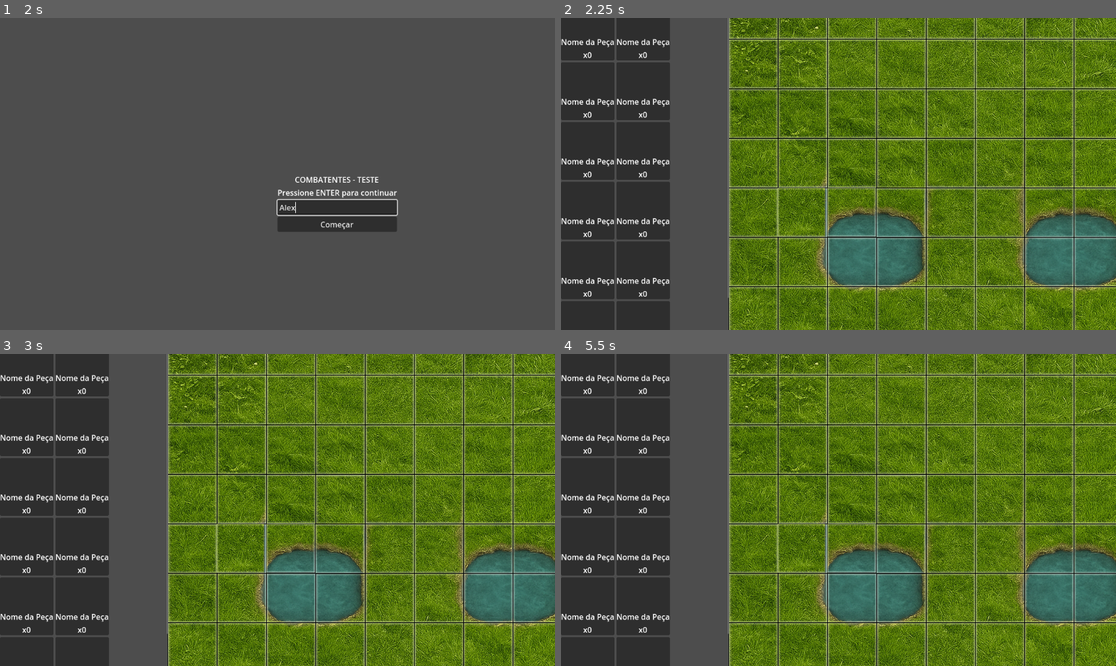
Above: before the commit, frames 1-4 (two rows, left to right).
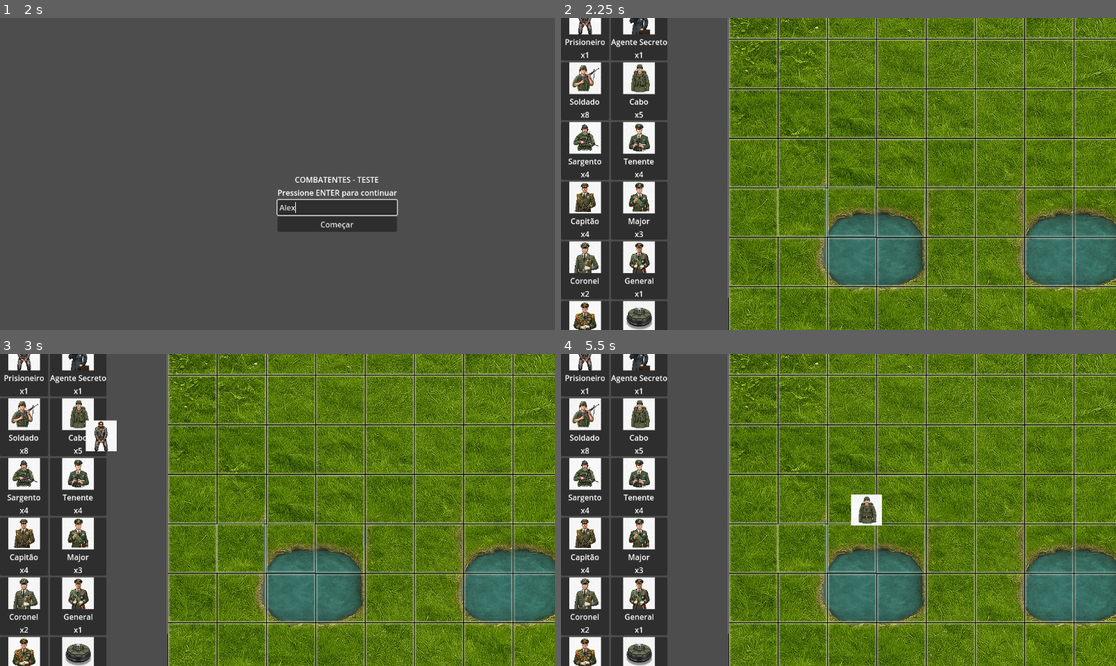
Above: after the commit, the same moments.

Repository: pablogeokar/flutter-combatentes
Game: Godot game, scene res://main.tscn
Two runs of this game, one before a commit and one after it. Both use one fixed random seed, a clock stepped at 60 frames per second and the inputs below.
Inputs (mouse positions are in pixels of both pictures, inside the frame that each line leads up to):
- Up to frame 1 (2 s): tap Enter at 0.5, 0.6 s; move the mouse to (399, 158) at 0.52 s; hold D 0.53-1.25 s; click (399, 158) at 0.67 s; tap Space at 0.77 s; tap 1 at 0.8 s; click (338, 208) at 1.27 s; type "Alex" at 1.35 s
- Up to frame 2 (2.25 s): click "Começar" at 2 s
- Up to frame 3 (3 s): tap Space at 2.75 s; drag from (27, 366) to (249, 572) at 2.77 s
- Up to frame 4 (5.5 s): move the mouse to (644, 366) at 3.52 s; hold D 3.53-4.25 s; tap 3 at 3.6 s; click (644, 366) at 3.67 s; tap Enter at 3.8, 4.25 s; drag from (588, 425) to (672, 463) at 4.27 s; drag from (644, 425) to (866, 510) at 5.02 s

Frame 1 is identical in both runs. In frame 2, 8.2% of the frame differs, in the area x 0-20%, y 0-100%; in frame 3, 8.6%; in frame 4, 8.8%, in the area x 0-58%, y 0-100%.
Error before the commit: Out of bounds get index '0' (on base: 'Dictionary') (res://scripts/ui/inventory_piece_widget.gd:23)

Commit message:
ajustes no projeto da godot

Diff:
--- a/godot/combatentes/scripts/data/peca_jogo.gd
+++ b/godot/combatentes/scripts/data/peca_jogo.gd
@@ -14,18 +14,18 @@
 
 # Informações estáticas da patente (força, nome, imagem)
 const INFO_PATENTES = {
-	[Enums.Patente.PRISIONEIRO]: {"forca": 0, "nome": "Prisioneiro", "imagem": "res://assets/images/pecas/prisioneiro.png"},
-	[Enums.Patente.AGENTE_SECRETO]: {"forca": 1, "nome": "Agente Secreto", "imagem": "res://assets/images/pecas/agenteSecreto.png"},
-	[Enums.Patente.SOLDADO]: {"forca": 2, "nome": "Soldado", "imagem": "res://assets/images/pecas/soldado.png"},
-	[Enums.Patente.CABO]: {"forca": 3, "nome": "Cabo", "imagem": "res://assets/images/pecas/cabo.png"},
-	[Enums.Patente.SARGENTO]: {"forca": 4, "nome": "Sargento", "imagem": "res://assets/images/pecas/sargento.png"},
-	[Enums.Patente.TENENTE]: {"forca": 5, "nome": "Tenente", "imagem": "res://assets/images/pecas/tenente.png"},
-	[Enums.Patente.CAPITAO]: {"forca": 6, "nome": "Capitão", "imagem": "res://assets/images/pecas/capitao.png"},
-	[Enums.Patente.MAJOR]: {"forca": 7, "nome": "Major", "imagem": "res://assets/images/pecas/major.png"},
-	[Enums.Patente.CORONEL]: {"forca": 8, "nome": "Coronel", "imagem": "res://assets/images/pecas/coronel.png"},
-	[Enums.Patente.GENERAL]: {"forca": 9, "nome": "General", "imagem": "res://assets/images/pecas/general.png"},
-	[Enums.Patente.MARECHAL]: {"forca": 10, "nome": "Marechal", "imagem": "res://assets/images/pecas/marechal.png"},
-	[Enums.Patente.MINA_TERRESTRE]: {"forca": 11, "nome": "Mina Terrestre", "imagem": "res://assets/images/pecas/minaTerrestre.png"}
+	Enums.Patente.PRISIONEIRO: {"forca": 0, "nome": "Prisioneiro", "imagem": "res://assets/images/pecas/prisioneiro.png"},
+	Enums.Patente.AGENTE_SECRETO: {"forca": 1, "nome": "Agente Secreto", "imagem": "res://assets/images/pecas/agenteSecreto.png"},
+	Enums.Patente.SOLDADO: {"forca": 2, "nome": "Soldado", "imagem": "res://assets/images/pecas/soldado.png"},
+	Enums.Patente.CABO: {"forca": 3, "nome": "Cabo", "imagem": "res://assets/images/pecas/cabo.png"},
+	Enums.Patente.SARGENTO: {"forca": 4, "nome": "Sargento", "imagem": "res://assets/images/pecas/sargento.png"},
+	Enums.Patente.TENENTE: {"forca": 5, "nome": "Tenente", "imagem": "res://assets/images/pecas/tenente.png"},
+	Enums.Patente.CAPITAO: {"forca": 6, "nome": "Capitão", "imagem": "res://assets/images/pecas/capitao.png"},
+	Enums.Patente.MAJOR: {"forca": 7, "nome": "Major", "imagem": "res://assets/images/pecas/major.png"},
+	Enums.Patente.CORONEL: {"forca": 8, "nome": "Coronel", "imagem": "res://assets/images/pecas/coronel.png"},
+	Enums.Patente.GENERAL: {"forca": 9, "nome": "General", "imagem": "res://assets/images/pecas/general.png"},
+	Enums.Patente.MARECHAL: {"forca": 10, "nome": "Marechal", "imagem": "res://assets/images/pecas/marechal.png"},
+	Enums.Patente.MINA_TERRESTRE: {"forca": 11, "nome": "Mina Terrestre", "imagem": "res://assets/images/pecas/minaTerrestre.png"}
 }
 
 func _init(p_id: String = "", p_patente: Enums.Patente = Enums.Patente.SOLDADO, p_equipe: Enums.Equipe = Enums.Equipe.VERDE, p_posicao: Vector2i = Vector2i.ZERO):
--- a/godot/combatentes/scripts/data/placement_messages.gd
+++ b/godot/combatentes/scripts/data/placement_messages.gd
@@ -3,7 +3,7 @@
 class_name PlacementMessage
 
 const Enums = preload("res://scripts/data/enums.gd")
-const PecaJogo = preload("res://scripts/data/peca_jogo.gd")
+
 
 # Classe interna para os dados da mensagem
 class PlacementMessageData:
--- a/godot/combatentes/scripts/effects/combat_animation.gd
+++ b/godot/combatentes/scripts/effects/combat_animation.gd
@@ -10,9 +10,13 @@
 @onready var outcome_label = $CenterContainer/VBoxContainer/OutcomeLabel
 @onready var timer = $Timer
 
+var current_combat_info: Dictionary
+
 func play_animation(combat_info: Dictionary):
 	# Exemplo de combat_info:
 	# {"attackingPiece": {id: "...", patente: "...", ...}, "defendingPiece": {...}, "winnerPieceId": "..."}
+
+	self.current_combat_info = combat_info
 
 	combat_label.text = "COMBATE!"
 	vs_label.text = "VS"
@@ -33,7 +37,7 @@
 
 func _on_timer_timeout():
 	# Após o timer, mostra o resultado (simplificado por enquanto)
-	outcome_label.text = "Peça " + str(combat_info.winnerPieceId) + " venceu!"
+	outcome_label.text = "Peça " + str(current_combat_info.winnerPieceId) + " venceu!"
 	# Toca som de explosão se uma mina foi atingida, ou outro som de vitória/derrota
 	# AudioService.play_sound("res://assets/sounds/explosao.wav") # Exemplo
 
--- a/godot/combatentes/scripts/piece.gd
+++ b/godot/combatentes/scripts/piece.gd
@@ -1,7 +1,7 @@
 # piece.gd
 extends Sprite2D
 
-const PecaJogo = preload("res://scripts/data/peca_jogo.gd")
+
 
 var peca_data: PecaJogo
 var is_selected: bool = false:
--- a/godot/combatentes/scripts/ui/inventory_piece_widget.gd
+++ b/godot/combatentes/scripts/ui/inventory_piece_widget.gd
@@ -4,7 +4,7 @@
 signal piece_selected(patente_enum)
 
 const Patente = preload("res://scripts/data/enums.gd").Patente
-const PecaJogo = preload("res://scripts/data/peca_jogo.gd") # Para acessar INFO_PATENTES
+
 
 @onready var piece_image = $VBoxContainer/PieceImage
 @onready var piece_name_label = $VBoxContainer/PieceName
--- a/godot/combatentes/scripts/ui/piece_placement_screen.gd
+++ b/godot/combatentes/scripts/ui/piece_placement_screen.gd
@@ -1,7 +1,7 @@
 # piece_placement_screen.gd
 extends Control
 
-const PecaJogo = preload("res://scripts/data/peca_jogo.gd")
+
 const Enums = preload("res://scripts/data/enums.gd")
 const Patente = preload("res://scripts/data/enums.gd").Patente
 const Equipe = preload("res://scripts/data/enums.gd").Equipe
@@ -68,29 +68,28 @@
 	}
 
 func _update_inventory_display():
-	for child in pieces_grid.get_children():
+	for child in pieces_grid.get_children() as Array[PanelContainer]:
 		child.queue_free()
 
 	for patente_enum in range(Patente.size()):
 		var count = available_pieces.get(patente_enum, 0)
 		if count > 0:
 			var inventory_widget = InventoryPieceWidgetScene.instantiate()
+			pieces_grid.add_child(inventory_widget)
 			inventory_widget.setup(patente_enum, count)
 			inventory_widget.connect("piece_selected", _on_inventory_piece_selected)
-			pieces_grid.add_child(inventory_widget)
-
 func _on_inventory_piece_selected(patente: Patente):
 	# Desseleciona a peça anterior, se houver
-	for child in pieces_grid.get_children():
-		if child is PanelContainer and child.has_method("set_is_selected"):
+	for child in pieces_grid.get_children() as Array[PanelContainer]:
+		if child.has_method("set_is_selected"):
 			child.set_is_selected(false)
 
 	selected_piece_type = patente
 	print("Peça selecionada para posicionamento: ", Patente.keys()[patente])
 
 	# Encontra o widget selecionado e o marca como selecionado
-	for child in pieces_grid.get_children():
-		if child is PanelContainer and child.has_method("get_current_patente") and child.get_current_patente() == patente:
+	for child in pieces_grid.get_children() as Array[PanelContainer]:
+		if child.has_method("get_current_patente") and child.get_current_patente() == patente:
 			child.set_is_selected(true)
 			break
 
--- a/godot/combatentes/scripts/ui/simple_test_screen.gd
+++ b/godot/combatentes/scripts/ui/simple_test_screen.gd
@@ -1,5 +1,7 @@
 # simple_test_screen.gd
 extends Control
+
+var line_edit: LineEdit
 
 func _ready():
 	print("✅ SIMPLE_TEST_SCREEN - Carregado com sucesso!")
@@ -19,16 +21,16 @@
 	instruction.horizontal_alignment = HORIZONTAL_ALIGNMENT_CENTER
 	vbox.add_child(instruction)
 
-	var line_edit = LineEdit.new()
+	line_edit = LineEdit.new()
 	line_edit.placeholder_text = "Digite seu nome..."
 	vbox.add_child(line_edit)
 
 	var button = Button.new()
 	button.text = "Começar"
-	button.pressed.connect(_on_start_pressed.bind(line_edit))
+	button.pressed.connect(_on_start_pressed)
 	vbox.add_child(button)
 
-func _on_start_pressed(line_edit: LineEdit):
+func _on_start_pressed():
 	var player_name = line_edit.text
 	if player_name.is_empty():
 		player_name = "Jogador"
@@ -46,4 +48,4 @@
 
 func _input(event):
 	if event is InputEventKey and event.pressed and event.keycode == KEY_ENTER:
-		_on_start_pressed(find_child("LineEdit", true, false))
+		_on_start_pressed()
Not shown, changed: .metadata
Not shown, changed: lib/src/features/3_gameplay/ui/screens/game_screen.dart
